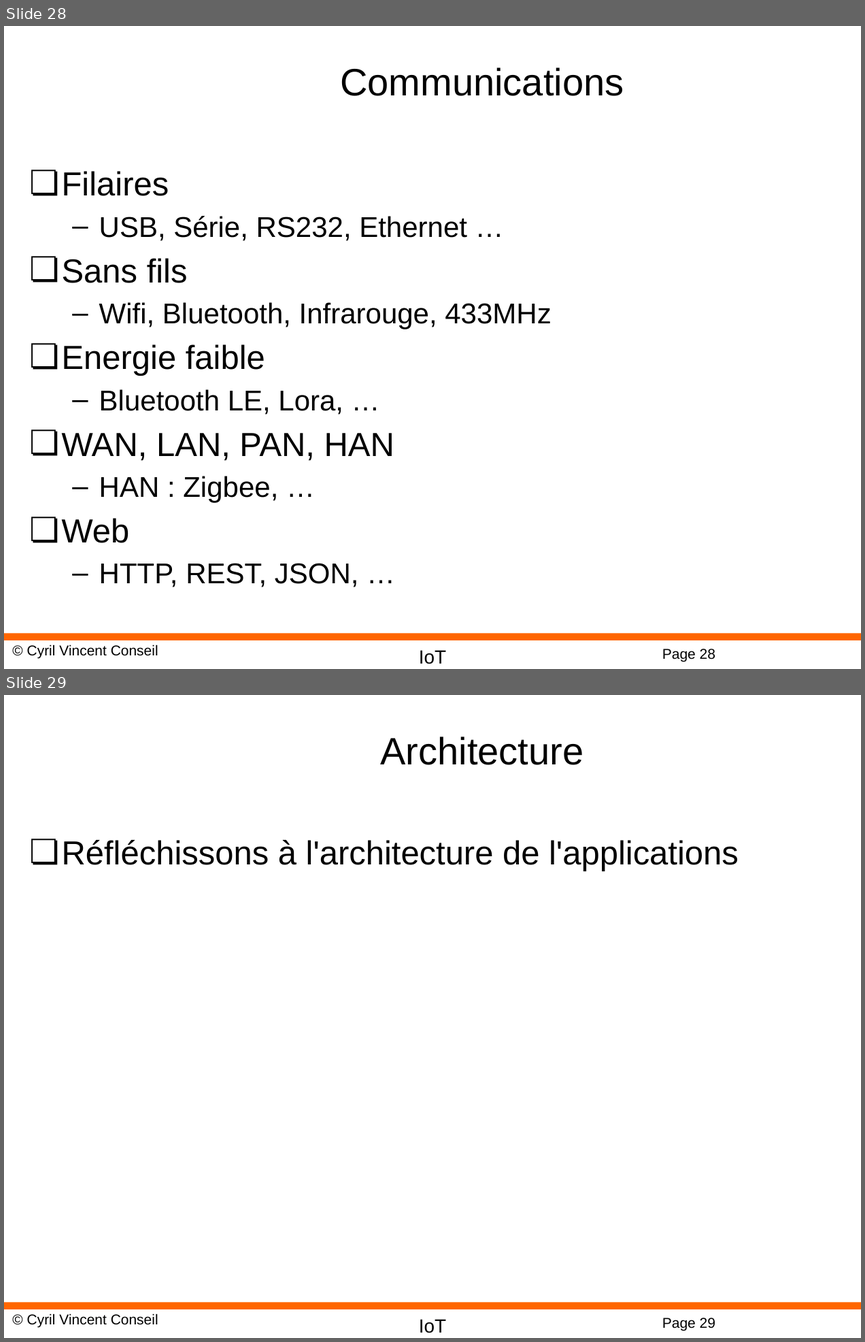
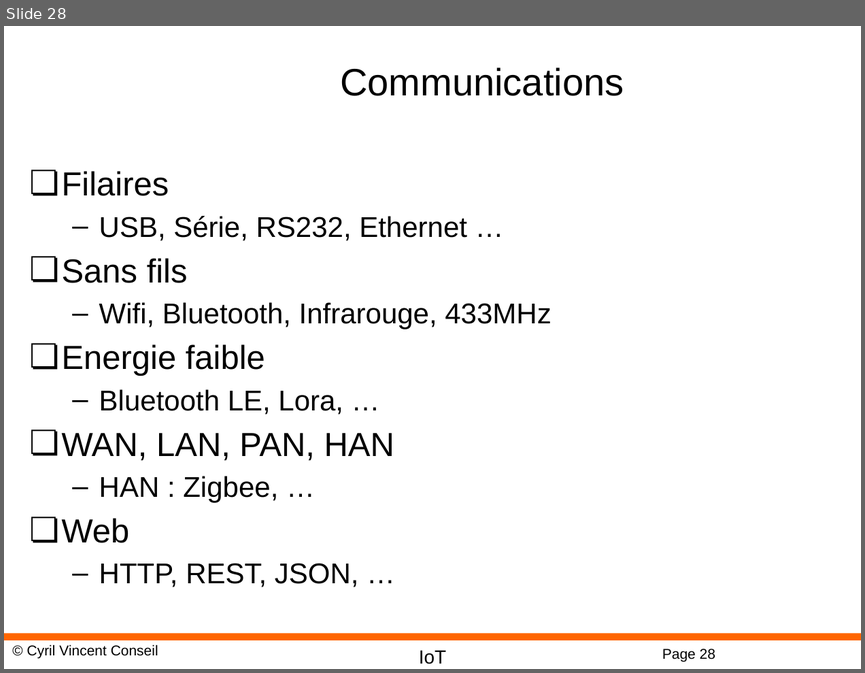
Before and after one commit to cyrilvincent/IoT, a slide deck: ppt/IoT01-Intro.pptx. Shown one above the other, each under a label of ours: slides 28 and 29 before the commit, slide 28 after it. The pictures are 865x1342 and 865x673 pixels, drawn with LibreOffice and Linux fonts; fonts in the diff are those of the drawing; background and template pictures are left out. Boxes give left, top, right and bottom in pixels: in the first picture for what was removed or moved away, otherwise in the second. Text is boxed around its words. In the diff, an @@ line names an element or a change of style, - is before the commit and + after.

```diff
--- a/ppt/IoT01-Intro.pptx
+++ b/ppt/IoT01-Intro.pptx
@@ slide 29 removed at [4, 695, 861, 1338], background #FFFFFF; not listed: 4 template elements that a slide beside it also shows @@
@@ title removed at [381, 736, 584, 765] @@
-Architecture
@@ text removed at [62, 840, 738, 872] @@
-❏ Réfléchissons à l'architecture de l'applications
```
Also in this commit, not shown: 2 slides changed, 11 other files.
